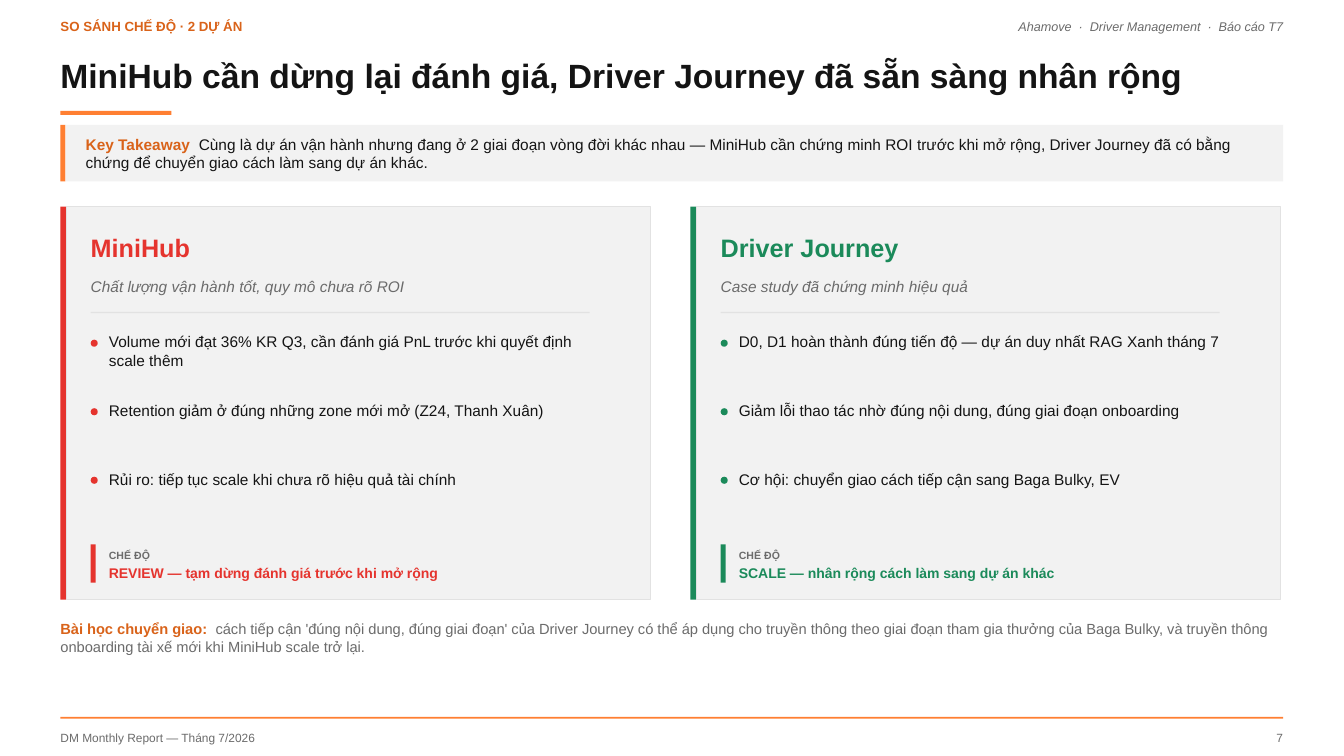
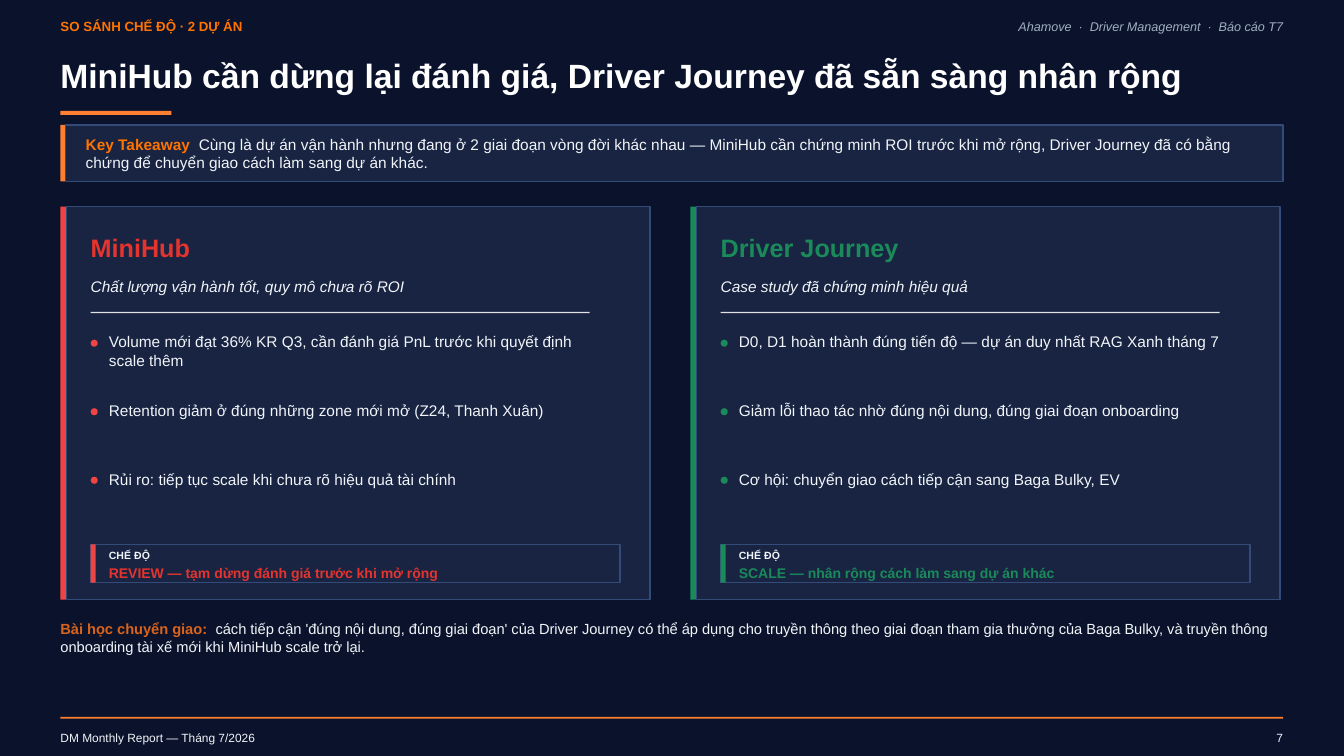
Before and after one commit to Khanhsnef/pulucowork, a slide deck: slide 8 of Data sources/BaoCao_ThangDM_T7_Core_v7_1.pptx. Drawn at 1344x756 pixels with LibreOffice and Linux fonts; fonts in the diff are those of the drawing. Boxes give left, top, right and bottom in pixels: in the first picture for what was removed or moved away, otherwise in the second. Text is boxed around its words. In the diff, an @@ line names an element or a change of style, - is before the commit and + after.

```diff
--- a/Data sources/BaoCao_ThangDM_T7_Core_v7_1.pptx
+++ b/Data sources/BaoCao_ThangDM_T7_Core_v7_1.pptx
@@ background #FFFFFF to #0B132C @@
@@ text "SO SÁNH CHẾ ĐỘ · ..." at bbox=[60, 20, 242, 34]: text colour #D9631A to #FF7300 @@
@@ text "Ahamove · Driver Management · ..." at bbox=[1018, 21, 1283, 34]: text colour #6B6B6B to #A0AEC0 @@
@@ text "MiniHub cần dừng lại đánh ..." at bbox=[60, 61, 1182, 95]: text colour #141414 to #FFFFFF @@
@@ text "Key Takeaway Cùng là dự ..." at bbox=[86, 137, 1230, 171]: text colour #D9631A to #FF7300 in "Key Takeaway"; text colour #141414 to #F1F5F9 @@
@@ rectangle at bbox=[67, 207, 650, 600]: fill #F2F2F2 to #182442; outline #E2E2E2 0.75 pt to #324B78 1 pt @@
@@ rectangle at bbox=[697, 207, 1280, 600]: fill #F2F2F2 to #182442; outline #E2E2E2 0.75 pt to #324B78 1 pt @@
@@ text colour #141414 to #F1F5F9 in 6 elements at bbox=[109, 335, 572, 366], bbox=[109, 404, 543, 419], bbox=[109, 473, 456, 488], bbox=[739, 335, 1219, 350], bbox=[739, 404, 1179, 419], bbox=[739, 472, 1120, 488] @@
@@ fill #F2F2F2 to #182442; outline none to #324B78 1 pt in 3 elements at bbox=[66, 125, 1284, 181], bbox=[721, 544, 1250, 583], bbox=[91, 544, 620, 583] @@
@@ fill #E5342E to #EF4444 in 5 elements at bbox=[60, 207, 67, 600], bbox=[91, 340, 98, 347], bbox=[91, 408, 98, 415], bbox=[91, 477, 98, 484], bbox=[91, 544, 96, 583] @@
@@ text colour #6B6B6B to #F1F5F9 in 7 elements at bbox=[91, 280, 404, 295], bbox=[109, 551, 150, 561], bbox=[721, 280, 968, 295], bbox=[739, 551, 780, 561], bbox=[60, 622, 1268, 655], bbox=[60, 733, 254, 745], bbox=[1276, 733, 1283, 742] @@
```
Also in this commit, not shown: 10 other slides changed, 40 other files.
